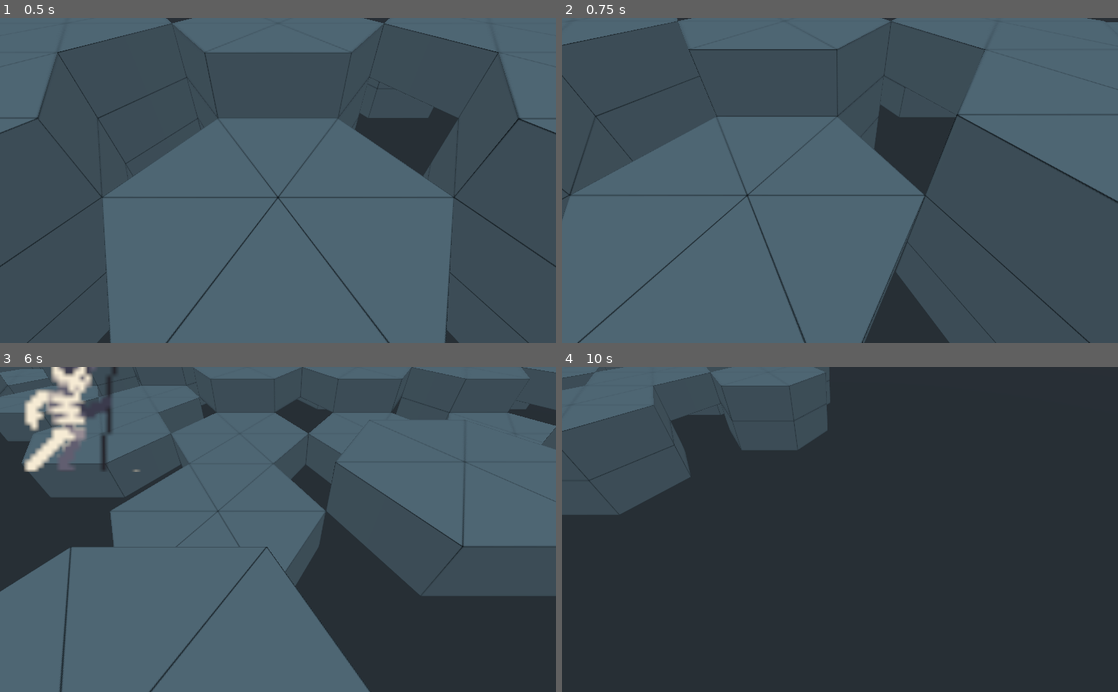
Above: before the commit, frames 1-4 (two rows, left to right).
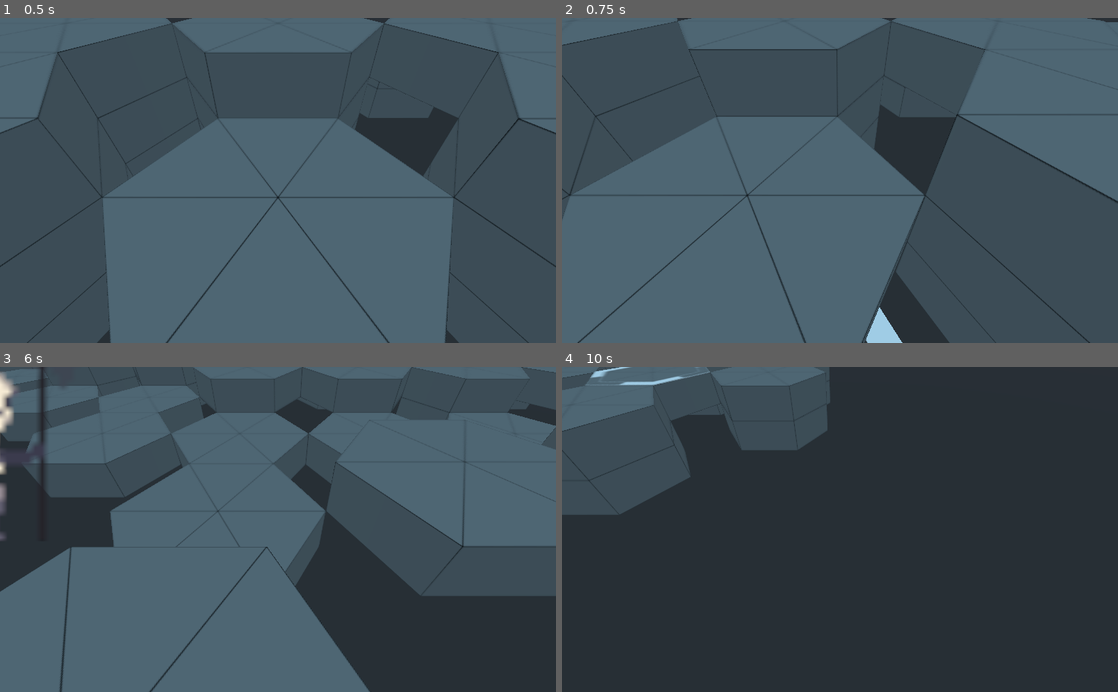
Above: after the commit, the same moments.

Repository: Delaunay/Chessy
Game: Godot game, scene res://assets/map/GridMap.tscn
The game is run twice, just before and just after one commit, with the same random seed, the same clock (stepped at 60 frames per second) and the same inputs.
Inputs (mouse positions are in pixels of both pictures, inside the frame that each line leads up to):
- Up to frame 1 (0.5 s): no input
- Up to frame 2 (0.75 s): tap Enter at 0.5 s; move the mouse to (962, 164) at 0.52 s; hold D (move_right) from 0.53 s (still down); tap Mouse wheel up (zoom_in) at 0.6 s; click (962, 164) at 0.67 s
- Up to frame 3 (6 s): tap Space (jump) at 0.77, 1.52, 3.02, 3.77, 4.52 s; move the mouse to (166, 545) at 1.27 s; release D (move_right) at 1.28 s; hold S (move_back) 1.28-2.03 s; tap Mouse wheel down (zoom_out) every 1.5 s from 1.35 to 5.85 s; move the mouse to (333, 458) at 2.02 s; hold D (move_right) 2.03-2.78 s; tap Mouse wheel up (zoom_in) at 2.1, 3.6, 5.1 s; move the mouse to (250, 594) at 2.77 s; hold W (move_forward) 2.78-3.53 s; click (250, 594) at 2.92 s; move the mouse to (444, 578) at 3.52 s; hold A (move_left) 3.53-5.03 s; move the mouse to (111, 480) at 4.27 s; move the mouse to (305, 529) at 5.02 s; hold S (move_back) 5.03-5.78 s; click (305, 529) at 5.17 s; move the mouse to (194, 448) at 5.77 s; hold D (move_right) from 5.78 s (still down)
- Up to frame 4 (10 s): tap Space (jump) at 6.02, 6.77, 7.52, 8.75, 9.02, 9.77 s; move the mouse to (962, 513) at 6.52 s; release D (move_right) at 6.53 s; hold W (move_forward) 6.53-7.28 s; tap Mouse wheel up (zoom_in) at 6.6, 8.1, 9.6 s; move the mouse to (728, 545) at 7.27 s; hold D (move_right) 7.28-8.03 s; tap Mouse wheel down (zoom_out) at 7.35, 8.85 s; click (728, 545) at 7.42 s; move the mouse to (895, 458) at 8.02 s; hold S (move_back) 8.03-8.78 s; move the mouse to (812, 594) at 8.77 s; hold A (move_left) 8.78-9.53 s; move the mouse to (1006, 578) at 9.52 s; hold W (move_forward) from 9.53 s (still down); click (1006, 578) at 9.67 s

Frame 1 is identical in both runs. In frame 2, 0.4% of the frame differs, in the area x 54-62%, y 89-100%; in frame 3, 3.5%, in the area x 0-26%, y 0-54%; in frame 4, 0.2%.

Commit message:
add cursor

Diff:
--- a/assets/character/Character.tscn
+++ b/assets/character/Character.tscn
@@ -17,8 +17,8 @@
 [node name="Sprite3D" type="AnimatedSprite3D" parent="."]
 billboard = 1
 frames = ExtResource( 1 )
-animation = "idle"
-frame = 12
+animation = "attack"
+frame = 17
 playing = true
 
 [node name="CollisionShape" type="CollisionShape" parent="."]
--- a/assets/character/skeleton_frames.tres
+++ b/assets/character/skeleton_frames.tres
@@ -7,379 +7,379 @@
 [ext_resource path="res://assets/character/Skeleton React.png" type="Texture" id=5]
 [ext_resource path="res://assets/character/Skeleton Idle.png" type="Texture" id=6]
 
+[sub_resource type="AtlasTexture" id=1]
+flags = 23
+atlas = ExtResource( 6 )
+region = Rect2( 0, 0, 24, 32 )
+
+[sub_resource type="AtlasTexture" id=2]
+flags = 23
+atlas = ExtResource( 6 )
+region = Rect2( 24, 0, 24, 32 )
+
+[sub_resource type="AtlasTexture" id=3]
+flags = 23
+atlas = ExtResource( 6 )
+region = Rect2( 48, 0, 24, 32 )
+
+[sub_resource type="AtlasTexture" id=4]
+flags = 23
+atlas = ExtResource( 6 )
+region = Rect2( 72, 0, 24, 32 )
+
+[sub_resource type="AtlasTexture" id=5]
+flags = 23
+atlas = ExtResource( 6 )
+region = Rect2( 96, 0, 24, 32 )
+
+[sub_resource type="AtlasTexture" id=6]
+flags = 23
+atlas = ExtResource( 6 )
+region = Rect2( 120, 0, 24, 32 )
+
+[sub_resource type="AtlasTexture" id=7]
+flags = 23
+atlas = ExtResource( 6 )
+region = Rect2( 144, 0, 24, 32 )
+
+[sub_resource type="AtlasTexture" id=8]
+flags = 23
+atlas = ExtResource( 6 )
+region = Rect2( 168, 0, 24, 32 )
+
+[sub_resource type="AtlasTexture" id=9]
+flags = 23
+atlas = ExtResource( 6 )
+region = Rect2( 192, 0, 24, 32 )
+
+[sub_resource type="AtlasTexture" id=10]
+flags = 23
+atlas = ExtResource( 6 )
+region = Rect2( 216, 0, 24, 32 )
+
+[sub_resource type="AtlasTexture" id=11]
+flags = 23
+atlas = ExtResource( 6 )
+region = Rect2( 240, 0, 24, 32 )
+
+[sub_resource type="AtlasTexture" id=12]
+flags = 23
+atlas = ExtResource( 1 )
+region = Rect2( 0, 0, 43, 37 )
+
+[sub_resource type="AtlasTexture" id=13]
+flags = 23
+atlas = ExtResource( 1 )
+region = Rect2( 43, 0, 43, 37 )
+
+[sub_resource type="AtlasTexture" id=14]
+flags = 23
+atlas = ExtResource( 1 )
+region = Rect2( 86, 0, 43, 37 )
+
+[sub_resource type="AtlasTexture" id=15]
+flags = 23
+atlas = ExtResource( 1 )
+region = Rect2( 129, 0, 43, 37 )
+
 [sub_resource type="AtlasTexture" id=16]
 flags = 23
-atlas = ExtResource( 6 )
-region = Rect2( 0, 0, 24, 32 )
+atlas = ExtResource( 1 )
+region = Rect2( 172, 0, 43, 37 )
 
 [sub_resource type="AtlasTexture" id=17]
 flags = 23
-atlas = ExtResource( 6 )
-region = Rect2( 24, 0, 24, 32 )
+atlas = ExtResource( 1 )
+region = Rect2( 215, 0, 43, 37 )
 
 [sub_resource type="AtlasTexture" id=18]
 flags = 23
-atlas = ExtResource( 6 )
-region = Rect2( 48, 0, 24, 32 )
+atlas = ExtResource( 1 )
+region = Rect2( 258, 0, 43, 37 )
 
 [sub_resource type="AtlasTexture" id=19]
 flags = 23
-atlas = ExtResource( 6 )
-region = Rect2( 72, 0, 24, 32 )
+atlas = ExtResource( 1 )
+region = Rect2( 301, 0, 43, 37 )
 
 [sub_resource type="AtlasTexture" id=20]
 flags = 23
-atlas = ExtResource( 6 )
-region = Rect2( 96, 0, 24, 32 )
+atlas = ExtResource( 1 )
+region = Rect2( 344, 0, 43, 37 )
 
 [sub_resource type="AtlasTexture" id=21]
 flags = 23
-atlas = ExtResource( 6 )
-region = Rect2( 120, 0, 24, 32 )
+atlas = ExtResource( 1 )
+region = Rect2( 387, 0, 43, 37 )
 
 [sub_resource type="AtlasTexture" id=22]
 flags = 23
-atlas = ExtResource( 6 )
-region = Rect2( 144, 0, 24, 32 )
+atlas = ExtResource( 1 )
+region = Rect2( 430, 0, 43, 37 )
 
 [sub_resource type="AtlasTexture" id=23]
 flags = 23
-atlas = ExtResource( 6 )
-region = Rect2( 168, 0, 24, 32 )
+atlas = ExtResource( 1 )
+region = Rect2( 473, 0, 43, 37 )
 
 [sub_resource type="AtlasTexture" id=24]
 flags = 23
-atlas = ExtResource( 6 )
-region = Rect2( 192, 0, 24, 32 )
+atlas = ExtResource( 1 )
+region = Rect2( 516, 0, 43, 37 )
 
 [sub_resource type="AtlasTexture" id=25]
 flags = 23
-atlas = ExtResource( 6 )
-region = Rect2( 216, 0, 24, 32 )
+atlas = ExtResource( 1 )
+region = Rect2( 559, 0, 43, 37 )
 
 [sub_resource type="AtlasTexture" id=26]
 flags = 23
-atlas = ExtResource( 6 )
-region = Rect2( 240, 0, 24, 32 )
+atlas = ExtResource( 1 )
+region = Rect2( 602, 0, 43, 37 )
 
 [sub_resource type="AtlasTexture" id=27]
 flags = 23
 atlas = ExtResource( 1 )
-region = Rect2( 0, 0, 43, 37 )
+region = Rect2( 645, 0, 43, 37 )
 
 [sub_resource type="AtlasTexture" id=28]
 flags = 23
 atlas = ExtResource( 1 )
-region = Rect2( 43, 0, 43, 37 )
+region = Rect2( 688, 0, 43, 37 )
 
 [sub_resource type="AtlasTexture" id=29]
 flags = 23
 atlas = ExtResource( 1 )
-region = Rect2( 86, 0, 43, 37 )
+region = Rect2( 731, 0, 43, 37 )
 
 [sub_resource type="AtlasTexture" id=30]
 flags = 23
-atlas = ExtResource( 1 )
-region = Rect2( 129, 0, 43, 37 )
+atlas = ExtResource( 2 )
+region = Rect2( 0, 0, 22, 33 )
 
 [sub_resource type="AtlasTexture" id=31]
 flags = 23
-atlas = ExtResource( 1 )
-region = Rect2( 172, 0, 43, 37 )
+atlas = ExtResource( 2 )
+region = Rect2( 22, 0, 22, 33 )
 
 [sub_resource type="AtlasTexture" id=32]
 flags = 23
-atlas = ExtResource( 1 )
-region = Rect2( 215, 0, 43, 37 )
+atlas = ExtResource( 2 )
+region = Rect2( 44, 0, 22, 33 )
 
 [sub_resource type="AtlasTexture" id=33]
 flags = 23
-atlas = ExtResource( 1 )
-region = Rect2( 258, 0, 43, 37 )
+atlas = ExtResource( 2 )
+region = Rect2( 66, 0, 22, 33 )
 
 [sub_resource type="AtlasTexture" id=34]
 flags = 23
-atlas = ExtResource( 1 )
-region = Rect2( 301, 0, 43, 37 )
+atlas = ExtResource( 2 )
+region = Rect2( 88, 0, 22, 33 )
 
 [sub_resource type="AtlasTexture" id=35]
 flags = 23
-atlas = ExtResource( 1 )
-region = Rect2( 344, 0, 43, 37 )
+atlas = ExtResource( 2 )
+region = Rect2( 110, 0, 22, 33 )
 
 [sub_resource type="AtlasTexture" id=36]
 flags = 23
-atlas = ExtResource( 1 )
-region = Rect2( 387, 0, 43, 37 )
+atlas = ExtResource( 2 )
+region = Rect2( 132, 0, 22, 33 )
 
 [sub_resource type="AtlasTexture" id=37]
 flags = 23
-atlas = ExtResource( 1 )
-region = Rect2( 430, 0, 43, 37 )
+atlas = ExtResource( 2 )
+region = Rect2( 154, 0, 22, 33 )
 
 [sub_resource type="AtlasTexture" id=38]
 flags = 23
-atlas = ExtResource( 1 )
-region = Rect2( 473, 0, 43, 37 )
+atlas = ExtResource( 2 )
+region = Rect2( 176, 0, 22, 33 )
 
 [sub_resource type="AtlasTexture" id=39]
 flags = 23
-atlas = ExtResource( 1 )
-region = Rect2( 516, 0, 43, 37 )
+atlas = ExtResource( 2 )
+region = Rect2( 198, 0, 22, 33 )
 
 [sub_resource type="AtlasTexture" id=40]
 flags = 23
-atlas = ExtResource( 1 )
-region = Rect2( 559, 0, 43, 37 )
+atlas = ExtResource( 2 )
+region = Rect2( 220, 0, 22, 33 )
 
 [sub_resource type="AtlasTexture" id=41]
 flags = 23
-atlas = ExtResource( 1 )
-region = Rect2( 602, 0, 43, 37 )
+atlas = ExtResource( 2 )
+region = Rect2( 242, 0, 22, 33 )
 
 [sub_resource type="AtlasTexture" id=42]
 flags = 23
-atlas = ExtResource( 1 )
-region = Rect2( 645, 0, 43, 37 )
+atlas = ExtResource( 2 )
+region = Rect2( 264, 0, 22, 33 )
 
 [sub_resource type="AtlasTexture" id=43]
 flags = 23
-atlas = ExtResource( 1 )
-region = Rect2( 688, 0, 43, 37 )
+atlas = ExtResource( 3 )
+region = Rect2( 0, 0, 30, 32 )
 
 [sub_resource type="AtlasTexture" id=44]
 flags = 23
-atlas = ExtResource( 1 )
-region = Rect2( 731, 0, 43, 37 )
-
-[sub_resource type="AtlasTexture" id=1]
-flags = 23
-atlas = ExtResource( 2 )
-region = Rect2( 0, 0, 22, 33 )
-
-[sub_resource type="AtlasTexture" id=2]
-flags = 23
-atlas = ExtResource( 2 )
-region = Rect2( 22, 0, 22, 33 )
-
-[sub_resource type="AtlasTexture" id=3]
-flags = 23
-atlas = ExtResource( 2 )
-region = Rect2( 44, 0, 22, 33 )
-
-[sub_resource type="AtlasTexture" id=4]
-flags = 23
-atlas = ExtResource( 2 )
-region = Rect2( 66, 0, 22, 33 )
-
-[sub_resource type="AtlasTexture" id=5]
-flags = 23
-atlas = ExtResource( 2 )
-region = Rect2( 88, 0, 22, 33 )
-
-[sub_resource type="AtlasTexture" id=6]
-flags = 23
-atlas = ExtResource( 2 )
-region = Rect2( 110, 0, 22, 33 )
-
-[sub_resource type="AtlasTexture" id=7]
-flags = 23
-atlas = ExtResource( 2 )
-region = Rect2( 132, 0, 22, 33 )
-
-[sub_resource type="AtlasTexture" id=8]
-flags = 23
-atlas = ExtResource( 2 )
-region = Rect2( 154, 0, 22, 33 )
-
-[sub_resource type="AtlasTexture" id=9]
-flags = 23
-atlas = ExtResource( 2 )
-region = Rect2( 176, 0, 22, 33 )
-
-[sub_resource type="AtlasTexture" id=10]
-flags = 23
-atlas = ExtResource( 2 )
-region = Rect2( 198, 0, 22, 33 )
-
-[sub_resource type="AtlasTexture" id=11]
-flags = 23
-atlas = ExtResource( 2 )
-region = Rect2( 220, 0, 22, 33 )
-
-[sub_resource type="AtlasTexture" id=12]
-flags = 23
-atlas = ExtResource( 2 )
-region = Rect2( 242, 0, 22, 33 )
-
-[sub_resource type="AtlasTexture" id=13]
-flags = 23
-atlas = ExtResource( 2 )
-region = Rect2( 264, 0, 22, 33 )
+atlas = ExtResource( 3 )
+region = Rect2( 30, 0, 30, 32 )
 
 [sub_resource type="AtlasTexture" id=45]
 flags = 23
 atlas = ExtResource( 3 )
-region = Rect2( 0, 0, 30, 32 )
+region = Rect2( 60, 0, 30, 32 )
 
 [sub_resource type="AtlasTexture" id=46]
 flags = 23
 atlas = ExtResource( 3 )
-region = Rect2( 30, 0, 30, 32 )
+region = Rect2( 90, 0, 30, 32 )
 
 [sub_resource type="AtlasTexture" id=47]
 flags = 23
 atlas = ExtResource( 3 )
-region = Rect2( 60, 0, 30, 32 )
+region = Rect2( 120, 0, 30, 32 )
 
 [sub_resource type="AtlasTexture" id=48]
 flags = 23
 atlas = ExtResource( 3 )
-region = Rect2( 90, 0, 30, 32 )
+region = Rect2( 150, 0, 30, 32 )
 
 [sub_resource type="AtlasTexture" id=49]
 flags = 23
 atlas = ExtResource( 3 )
-region = Rect2( 120, 0, 30, 32 )
+region = Rect2( 180, 0, 30, 32 )
 
 [sub_resource type="AtlasTexture" id=50]
 flags = 23
 atlas = ExtResource( 3 )
-region = Rect2( 150, 0, 30, 32 )
+region = Rect2( 210, 0, 30, 32 )
 
 [sub_resource type="AtlasTexture" id=51]
 flags = 23
-atlas = ExtResource( 3 )
-region = Rect2( 180, 0, 30, 32 )
+atlas = ExtResource( 4 )
+region = Rect2( 0, 0, 33, 32 )
 
 [sub_resource type="AtlasTexture" id=52]
 flags = 23
-atlas = ExtResource( 3 )
-region = Rect2( 210, 0, 30, 32 )
+atlas = ExtResource( 4 )
+region = Rect2( 33, 0, 33, 32 )
 
 [sub_resource type="AtlasTexture" id=53]
 flags = 23
 atlas = ExtResource( 4 )
-region = Rect2( 0, 0, 33, 32 )
+region = Rect2( 66, 0, 33, 32 )
 
 [sub_resource type="AtlasTexture" id=54]
 flags = 23
 atlas = ExtResource( 4 )
-region = Rect2( 33, 0, 33, 32 )
+region = Rect2( 99, 0, 33, 32 )
 
 [sub_resource type="AtlasTexture" id=55]
 flags = 23
 atlas = ExtResource( 4 )
-region = Rect2( 66, 0, 33, 32 )
+region = Rect2( 132, 0, 33, 32 )
 
 [sub_resource type="AtlasTexture" id=56]
 flags = 23
 atlas = ExtResource( 4 )
-region = Rect2( 99, 0, 33, 32 )
+region = Rect2( 165, 0, 33, 32 )
 
 [sub_resource type="AtlasTexture" id=57]
 flags = 23
 atlas = ExtResource( 4 )
-region = Rect2( 132, 0, 33, 32 )
+region = Rect2( 198, 0, 33, 32 )
 
 [sub_resource type="AtlasTexture" id=58]
 flags = 23
 atlas = ExtResource( 4 )
-region = Rect2( 165, 0, 33, 32 )
+region = Rect2( 231, 0, 33, 32 )
 
 [sub_resource type="AtlasTexture" id=59]
 flags = 23
 atlas = ExtResource( 4 )
-region = Rect2( 198, 0, 33, 32 )
+region = Rect2( 264, 0, 33, 32 )
 
 [sub_resource type="AtlasTexture" id=60]
 flags = 23
 atlas = ExtResource( 4 )
-region = Rect2( 231, 0, 33, 32 )
+region = Rect2( 297, 0, 33, 32 )
 
 [sub_resource type="AtlasTexture" id=61]
 flags = 23
 atlas = ExtResource( 4 )
-region = Rect2( 264, 0, 33, 32 )
+region = Rect2( 330, 0, 33, 32 )
 
 [sub_resource type="AtlasTexture" id=62]
 flags = 23
 atlas = ExtResource( 4 )
-region = Rect2( 297, 0, 33, 32 )
+region = Rect2( 363, 0, 33, 32 )
 
 [sub_resource type="AtlasTexture" id=63]
 flags = 23
 atlas = ExtResource( 4 )
-region = Rect2( 330, 0, 33, 32 )
+region = Rect2( 396, 0, 33, 32 )
 
 [sub_resource type="AtlasTexture" id=64]
 flags = 23
 atlas = ExtResource( 4 )
-region = Rect2( 363, 0, 33, 32 )
+region = Rect2( 429, 0, 33, 32 )
 
 [sub_resource type="AtlasTexture" id=65]
 flags = 23
 atlas = ExtResource( 4 )
-region = Rect2( 396, 0, 33, 32 )
+region = Rect2( 462, 0, 33, 32 )
 
 [sub_resource type="AtlasTexture" id=66]
-flags = 23
-atlas = ExtResource( 4 )
-region = Rect2( 429, 0, 33, 32 )
-
-[sub_resource type="AtlasTexture" id=67]
-flags = 23
-atlas = ExtResource( 4 )
-region = Rect2( 462, 0, 33, 32 )
-
-[sub_resource type="AtlasTexture" id=68]
 flags = 23
 atlas = ExtResource( 5 )
 region = Rect2( 0, 0, 22, 32 )
 
-[sub_resource type="AtlasTexture" id=69]
+[sub_resource type="AtlasTexture" id=67]
 flags = 23
 atlas = ExtResource( 5 )
 region = Rect2( 22, 0, 22, 32 )
 
-[sub_resource type="AtlasTexture" id=70]
+[sub_resource type="AtlasTexture" id=68]
 flags = 23
 atlas = ExtResource( 5 )
 region = Rect2( 44, 0, 22, 32 )
 
-[sub_resource type="AtlasTexture" id=71]
+[sub_resource type="AtlasTexture" id=69]
 flags = 23
 atlas = ExtResource( 5 )
 region = Rect2( 66, 0, 22, 32 )
 
 [resource]
 animations = [ {
-"frames": [ SubResource( 16 ), SubResource( 17 ), SubResource( 18 ), SubResource( 19 ), SubResource( 20 ), SubResource( 21 ), SubResource( 22 ), SubResource( 23 ), SubResource( 24 ), SubResource( 25 ), SubResource( 26 ), SubResource( 16 ), SubResource( 16 ), SubResource( 16 ), SubResource( 16 ), SubResource( 16 ) ],
+"frames": [ SubResource( 1 ), SubResource( 2 ), SubResource( 3 ), SubResource( 4 ), SubResource( 5 ), SubResource( 6 ), SubResource( 7 ), SubResource( 8 ), SubResource( 9 ), SubResource( 10 ), SubResource( 11 ), SubResource( 1 ), SubResource( 1 ), SubResource( 1 ), SubResource( 1 ), SubResource( 1 ) ],
 "loop": true,
 "name": "idle",
 "speed": 15.0
 }, {
-"frames": [ SubResource( 27 ), SubResource( 28 ), SubResource( 29 ), SubResource( 30 ), SubResource( 31 ), SubResource( 32 ), SubResource( 33 ), SubResource( 34 ), SubResource( 35 ), SubResource( 36 ), SubResource( 37 ), SubResource( 38 ), SubResource( 39 ), SubResource( 40 ), SubResource( 41 ), SubResource( 42 ), SubResource( 43 ), SubResource( 44 ) ],
+"frames": [ SubResource( 12 ), SubResource( 13 ), SubResource( 14 ), SubResource( 15 ), SubResource( 16 ), SubResource( 17 ), SubResource( 18 ), SubResource( 19 ), SubResource( 20 ), SubResource( 21 ), SubResource( 22 ), SubResource( 23 ), SubResource( 24 ), SubResource( 25 ), SubResource( 26 ), SubResource( 27 ), SubResource( 28 ), SubResource( 29 ) ],
 "loop": false,
 "name": "attack",
 "speed": 10.0
 }, {
-"frames": [ SubResource( 1 ), SubResource( 2 ), SubResource( 3 ), SubResource( 4 ), SubResource( 5 ), SubResource( 6 ), SubResource( 7 ), SubResource( 8 ), SubResource( 9 ), SubResource( 10 ), SubResource( 11 ), SubResource( 12 ), SubResource( 13 ) ],
+"frames": [ SubResource( 30 ), SubResource( 31 ), SubResource( 32 ), SubResource( 33 ), SubResource( 34 ), SubResource( 35 ), SubResource( 36 ), SubResource( 37 ), SubResource( 38 ), SubResource( 39 ), SubResource( 40 ), SubResource( 41 ), SubResource( 42 ) ],
 "loop": true,
 "name": "walking",
 "speed": 5.0
 }, {
-"frames": [ SubResource( 45 ), SubResource( 46 ), SubResource( 47 ), SubResource( 48 ), SubResource( 49 ), SubResource( 50 ), SubResource( 51 ), SubResource( 52 ) ],
+"frames": [ SubResource( 43 ), SubResource( 44 ), SubResource( 45 ), SubResource( 46 ), SubResource( 47 ), SubResource( 48 ), SubResource( 49 ), SubResource( 50 ) ],
 "loop": false,
 "name": "hitting",
 "speed": 5.0
 }, {
-"frames": [ SubResource( 53 ), SubResource( 54 ), SubResource( 55 ), SubResource( 56 ), SubResource( 57 ), SubResource( 58 ), SubResource( 59 ), SubResource( 60 ), SubResource( 61 ), SubResource( 62 ), SubResource( 63 ), SubResource( 64 ), SubResource( 65 ), SubResource( 66 ), SubResource( 67 ) ],
+"frames": [ SubResource( 51 ), SubResource( 52 ), SubResource( 53 ), SubResource( 54 ), SubResource( 55 ), SubResource( 56 ), SubResource( 57 ), SubResource( 58 ), SubResource( 59 ), SubResource( 60 ), SubResource( 61 ), SubResource( 62 ), SubResource( 63 ), SubResource( 64 ), SubResource( 65 ) ],
 "loop": false,
 "name": "dead",
 "speed": 5.0
 }, {
-"frames": [ SubResource( 68 ), SubResource( 69 ), SubResource( 70 ), SubResource( 71 ) ],
+"frames": [ SubResource( 66 ), SubResource( 67 ), SubResource( 68 ), SubResource( 69 ) ],
 "loop": false,
 "name": "react",
 "speed": 5.0
--- a/assets/map/GridMap.tscn
+++ b/assets/map/GridMap.tscn
@@ -20,7 +20,7 @@
 "_editor_floor_": Vector3( -8, 1, 0 )
 }
 
-[node name="Character" parent="." instance=ExtResource( 2 )]
-transform = Transform( -2.75255, 0, 4.17414, 0, 5, 0, -4.17414, 0, -2.75255, -1.29846, 1.31339, 3.48695 )
+[node name="Character" parent="GridMap" instance=ExtResource( 2 )]
+transform = Transform( -2.75255, 0, 4.17414, 0, 5, 0, -4.17414, 0, -2.75255, -1.03962, 1.31339, 4.19603 )
 
-[node name="Tactician" parent="." instance=ExtResource( 3 )]
+[node name="Tactician" parent="GridMap" instance=ExtResource( 3 )]
--- a/assets/tactician.gd
+++ b/assets/tactician.gd
@@ -14,10 +14,30 @@
 # Called every frame. 'delta' is the elapsed time since the previous frame.
 #func _process(delta):
 #	pass
+var cursor_position = Vector3(0, 0, 0)
 
 
 func _input(event):
 	var collision = $Camera.select_object(event)
-	if collision != null:
+
+	# {collider:[GridMap:1321], collider_id:1321, normal:(0.004067, 0.999941, 0.010094), position:(-3.100389, 0.544514, 4.125091), rid:[RID], shape:37}
+
+	if collision:
+		var parent = get_parent()
+
+		if not parent is GridMap:
+			print('Error! tactician needs to be a child of GridMap')
+			return false
+
+		var cell = parent.world_to_map(collision.position)
+		cell.y -= 1
+		var cell_pos = parent.map_to_world(cell.x, cell.y, cell.z)
+
+		$Cursor.translate(cell_pos - cursor_position)
+		cursor_position = cell_pos
+
+		print("Move and slide to", cell_pos)
+		# collision.collider
+
 		print(collision)
 		return true
--- a/assets/tactician.tscn
+++ b/assets/tactician.tscn
@@ -1,7 +1,8 @@
-[gd_scene load_steps=3 format=2]
+[gd_scene load_steps=4 format=2]
 
 [ext_resource path="res://assets/TopDownCamera.tscn" type="PackedScene" id=1]
 [ext_resource path="res://assets/tactician.gd" type="Script" id=2]
+[ext_resource path="res://assets/tile/SelectionTile.tscn" type="PackedScene" id=3]
 
 [node name="Tactician" type="Spatial"]
 script = ExtResource( 2 )
@@ -10,3 +11,5 @@
 }
 
 [node name="Camera" parent="." instance=ExtResource( 1 )]
+
+[node name="Cursor" parent="." instance=ExtResource( 3 )]
--- /dev/null
+++ b/assets/tile/SelectionHex.tscn
@@ -0,0 +1,24 @@
+[gd_scene load_steps=4 format=2]
+
+[sub_resource type="StreamTexture" id=2]
+flags = 23
+load_path = "res://.import/selection1.png-ef7a645e0ef3a1fb6c909f54890a02d2.s3tc.stex"
+
+[sub_resource type="StreamTexture" id=3]
+flags = 23
+load_path = "res://.import/selection2.png-7d960707af0fff9207058aaa6a5ff28d.s3tc.stex"
+
+[sub_resource type="SpriteFrames" id=1]
+animations = [ {
+"frames": [ SubResource( 2 ), SubResource( 3 ) ],
+"loop": true,
+"name": "default",
+"speed": 5.0
+} ]
+
+[node name="SelectionHex" type="Spatial"]
+
+[node name="AnimatedSprite3D" type="AnimatedSprite3D" parent="."]
+transform = Transform( 0.433013, 0.25, -4.07302e-08, 0, -8.14603e-08, -0.5, -0.25, 0.433013, -7.05467e-08, 0, 0, 0 )
+frames = SubResource( 1 )
+playing = true
--- /dev/null
+++ b/assets/tile/SelectionTexture.tres
@@ -0,0 +1,11 @@
+[gd_resource type="AnimatedTexture" load_steps=3 format=2]
+
+[ext_resource path="res://assets/tile/selection_texture1.png" type="Texture" id=1]
+[ext_resource path="res://assets/tile/selection_texture2.png" type="Texture" id=2]
+
+[resource]
+flags = 7
+frames = 2
+frame_0/texture = ExtResource( 1 )
+frame_1/texture = ExtResource( 2 )
+frame_1/delay_sec = 0.0
--- /dev/null
+++ b/assets/tile/SelectionTile.tscn
@@ -0,0 +1,53 @@
+[gd_scene load_steps=6 format=2]
+
+[ext_resource path="res://assets/tile/hex.obj" type="ArrayMesh" id=1]
+[ext_resource path="res://assets/tile/SelectionTexture.tres" type="Texture" id=2]
+
+[sub_resource type="VisualShaderNodeTexture" id=1]
+texture = ExtResource( 2 )
+
+[sub_resource type="VisualShader" id=2]
+code = "shader_type spatial;
+render_mode specular_schlick_ggx;
+
+uniform sampler2D tex_frg_5;
+
+
+
+void vertex() {
+// Output:0
+
+}
+
+void fragment() {
+// Texture:5
+	vec4 tex_frg_5_read = texture(tex_frg_5, UV.xy);
+	vec3 n_out5p0 = tex_frg_5_read.rgb;
+	float n_out5p1 = tex_frg_5_read.a;
+
+// Output:0
+	ALBEDO = n_out5p0;
+	ALPHA = n_out5p1;
+
+}
+
+void light() {
+// Output:0
+
+}
+"
+graph_offset = Vector2( -32, 55 )
+nodes/fragment/0/position = Vector2( 760, 80 )
+nodes/fragment/5/node = SubResource( 1 )
+nodes/fragment/5/position = Vector2( 330, 176 )
+nodes/fragment/connections = PoolIntArray( 5, 0, 0, 0, 5, 1, 0, 1 )
+
+[sub_resource type="ShaderMaterial" id=3]
+shader = SubResource( 2 )
+
+[node name="Cursor" type="Spatial"]
+
+[node name="MeshInstance" type="MeshInstance" parent="."]
+transform = Transform( 0.866025, 0, 0.5, 0, 1, 0, -0.5, 0, 0.866025, 0, 0.01, 0 )
+mesh = ExtResource( 1 )
+material/0 = SubResource( 3 )
Not shown: 3 places in assets/map/Tiles.tres that only renumber resources
Binary file added: assets/tile/selection.png
Not shown, added: assets/tile/selection.png.import
Binary file added: assets/tile/selection1.png
Not shown, added: assets/tile/selection1.png.import
Binary file added: assets/tile/selection2.png
Not shown, added: assets/tile/selection2.png.import
Binary file added: assets/tile/selection_mask.png
Not shown, added: assets/tile/selection_mask.png.import
Binary file added: assets/tile/selection_mask_2.png
Not shown, added: assets/tile/selection_mask_2.png.import
Binary file added: assets/tile/selection_texture1.png
(and 5 more such lines)
